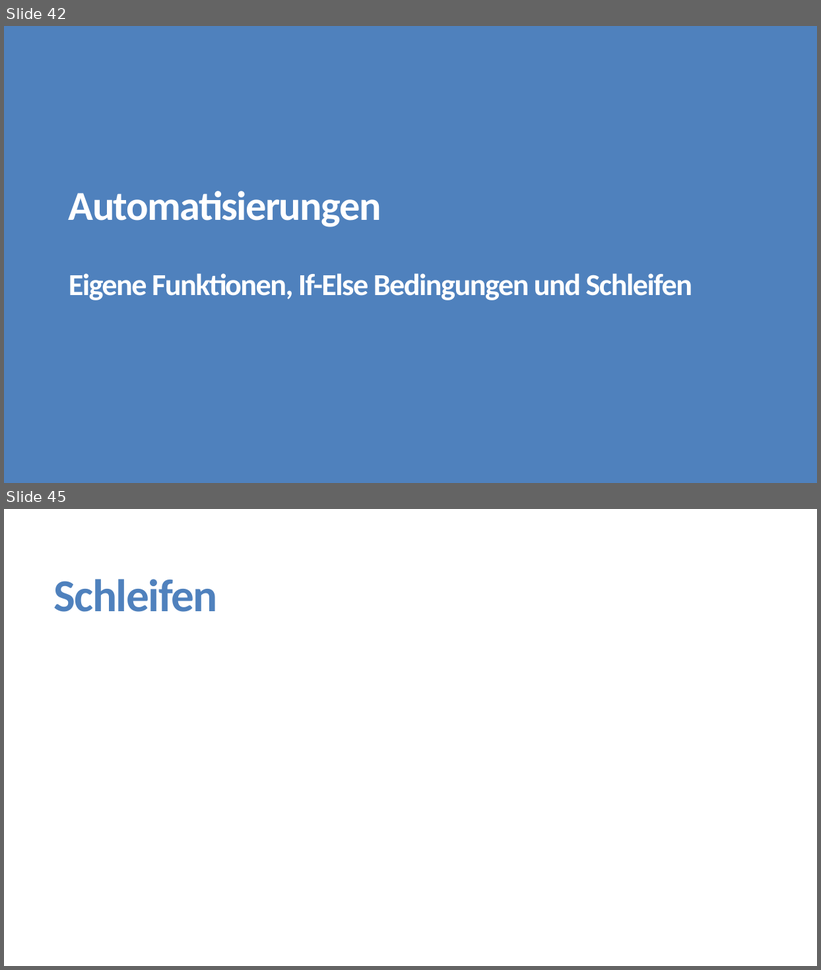
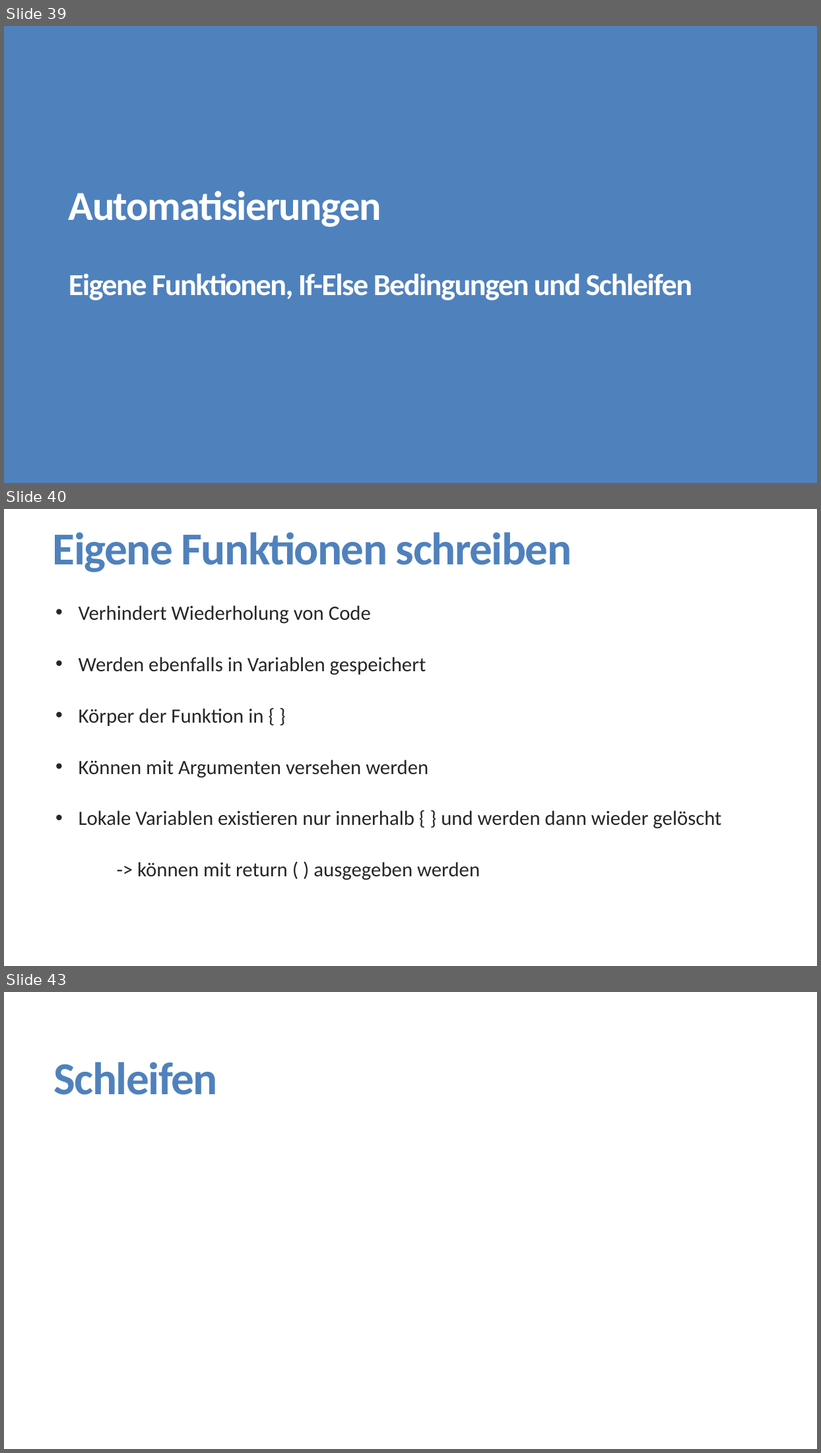
Before and after one commit to FlorianKeppeler/RKurs, a slide deck: Präsentationen/Einführung in R.pptx. Shown one above the other, each under a label of ours: slides 42 and 45 before the commit, slides 39, 40 and 43 after it; the slides between them are not shown. The pictures are 821x970 and 821x1453 pixels, drawn with LibreOffice and Linux fonts; fonts in the diff are those of the drawing. Boxes give left, top, right and bottom in pixels: in the first picture for what was removed or moved away, otherwise in the second. Text is boxed around its words. In the diff, an @@ line names an element or a change of style, - is before the commit and + after.

```diff
--- a/Präsentationen/Einführung in R.pptx
+++ b/Präsentationen/Einführung in R.pptx
@@ slide 40 added at box(4, 509, 817, 966), background #FFFFFF @@
@@ title added at box(53, 532, 572, 572), 54 pt, text #4F81BD, bold @@
+Eigene Funktionen schreiben
@@ text added at box(79, 605, 721, 881), 24 pt, text #262626 @@
+  • Verhindert Wiederholung von Code
+  • Werden ebenfalls in Variablen gespeichert
+  • Körper der Funktion in { }
+  • Können mit Argumenten versehen werden
+  • Lokale Variablen existieren nur innerhalb { } und werden dann wieder gelöscht
+  -> können mit return ( ) ausgegeben werden
@@ what was slide 42 is now slide 39 @@
@@ what was slide 45 is now slide 43 @@
```
Also in this commit, not shown: 5 slides changed, 1 other slide added, 4 slides removed, 7 other files.
